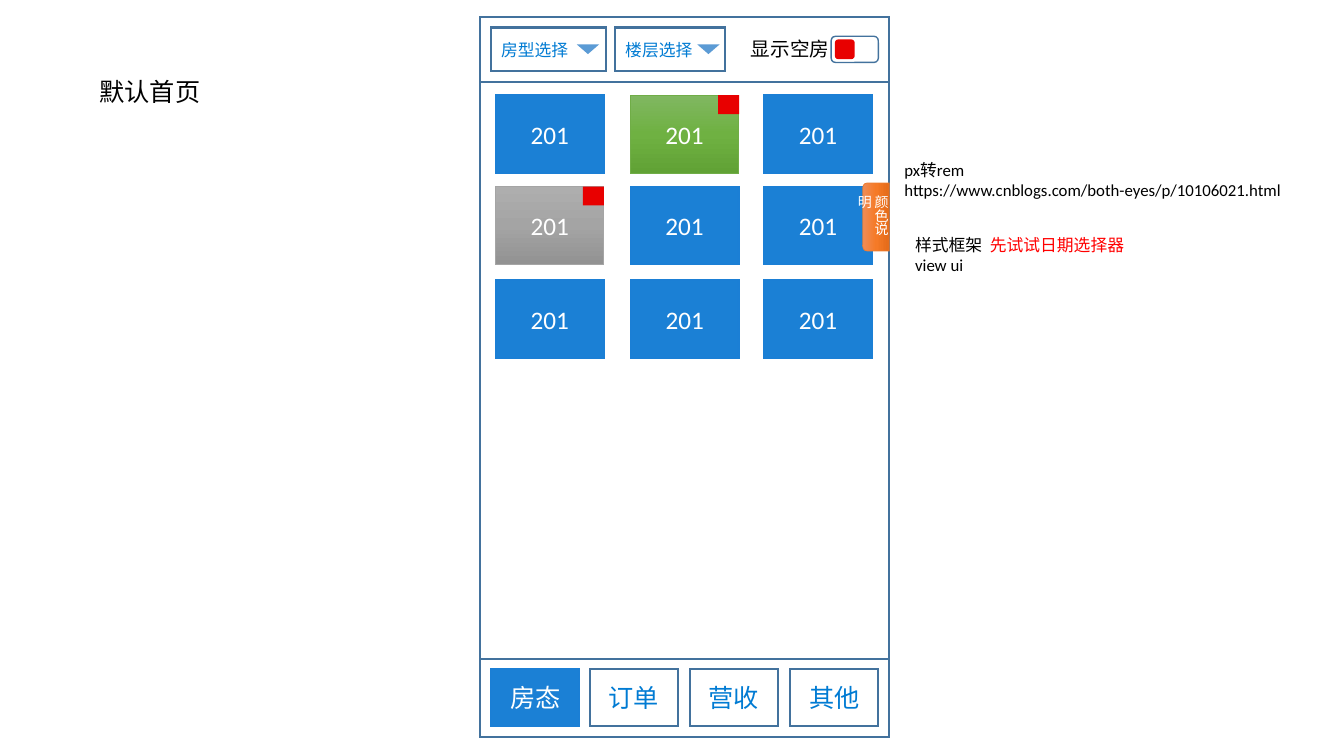
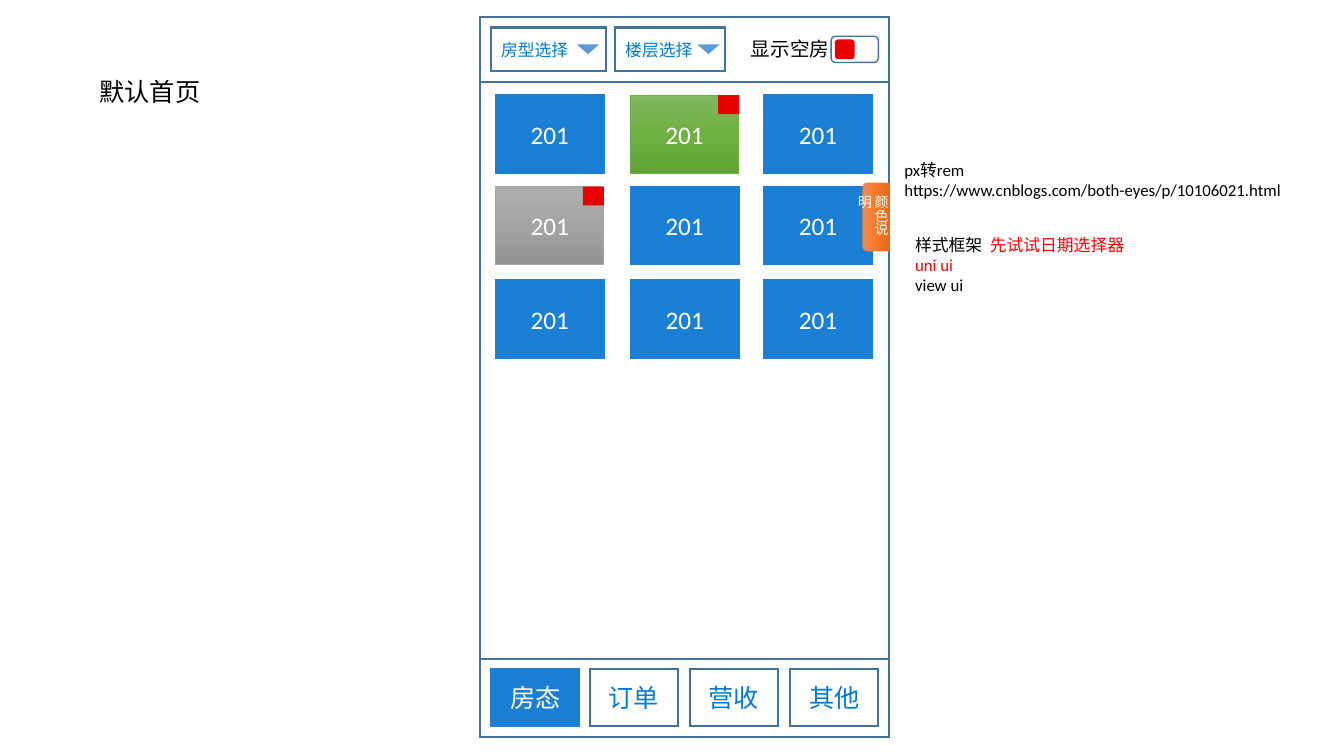
Before and after one commit to ISheenSomeOne/eLive, a slide deck: slide 1 of 后台文档/后台移动端界面.pptx. Drawn at 1344x756 pixels with LibreOffice and Linux fonts; fonts in the diff are those of the drawing. Boxes give left, top, right and bottom in pixels: in the first picture for what was removed or moved away, otherwise in the second. Text is boxed around its words. In the diff, an @@ line names an element or a change of style, - is before the commit and + after.

```diff
--- a/后台文档/后台移动端界面.pptx
+++ b/后台文档/后台移动端界面.pptx
@@ text at <box>915,259,953,271</box>: paragraph added @@
+uni ui
```
Also in this commit, not shown: 1 other file.
